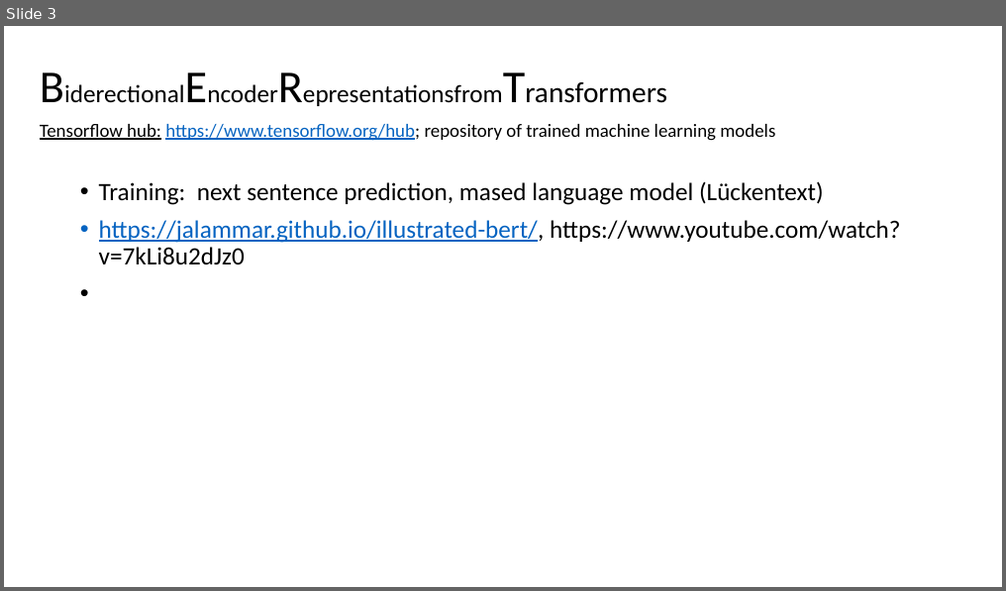
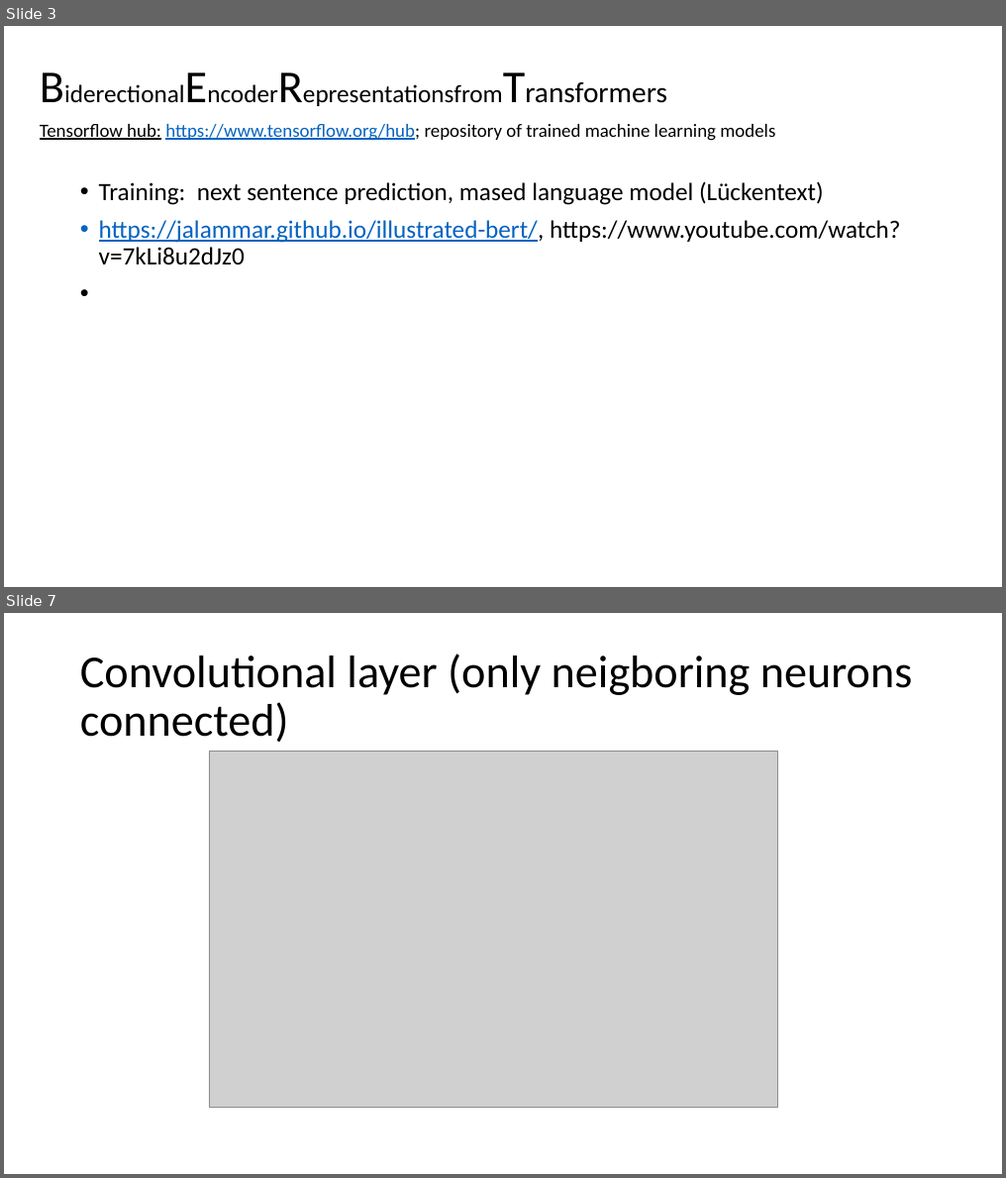
Before and after one commit to LMMKsolutions/Scraping, a slide deck: Knowledge.pptx. Shown one above the other, each under a label of ours: slide 3 before the commit, slides 3 and 7 after it; the slides between them are not shown. The pictures are 1006x591 and 1006x1178 pixels, drawn with LibreOffice and Linux fonts; fonts in the diff are those of the drawing; grey boxes stand for pictures. Boxes give left, top, right and bottom in pixels: in the first picture for what was removed or moved away, otherwise in the second. Text is boxed around its words. In the diff, an @@ line names an element or a change of style, - is before the commit and + after.

```diff
--- a/Knowledge.pptx
+++ b/Knowledge.pptx
@@ slide 7 added at (4,613,1002,1174), background #FFFFFF @@
@@ title added at (80,654,913,742), 44 pt, text #000000 @@
+Convolutional layer (only neigboring neurons connected)
@@ picture added at (209,752,778,1108) @@
```
Also in this commit, not shown: 3 other slides added, 2 other files.
